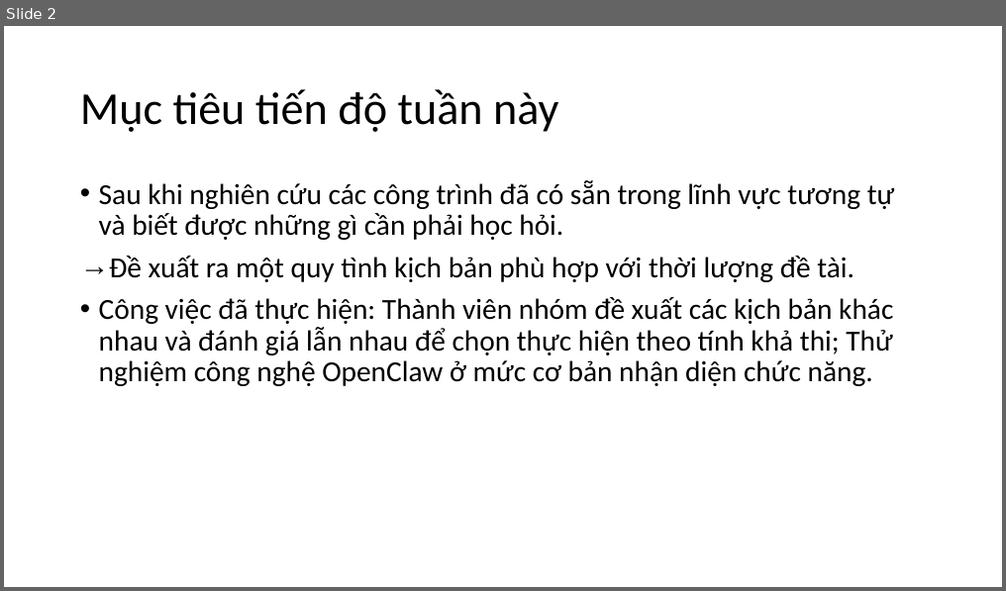
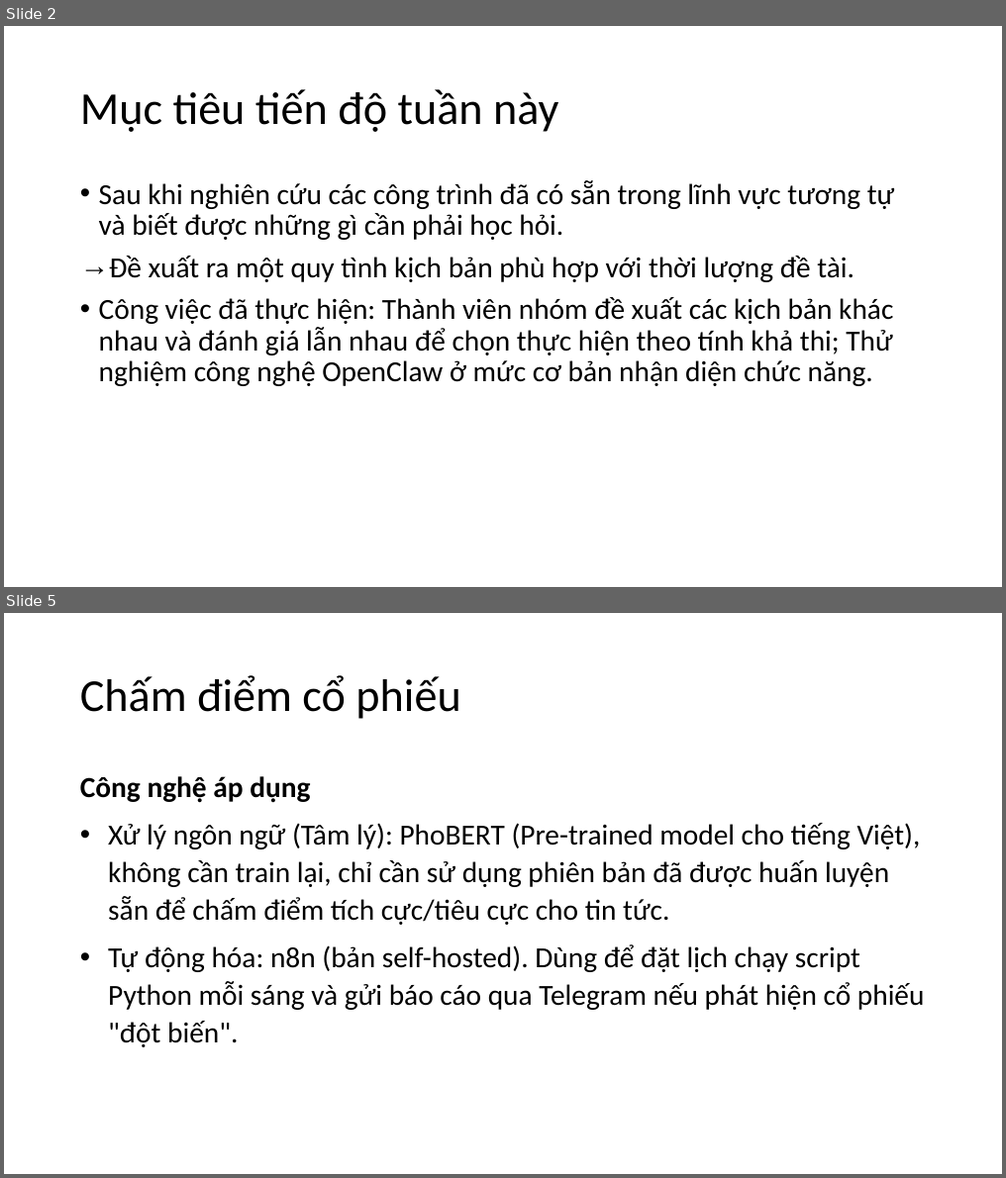
Before and after one commit to CallmeSen/CCNLTHD, a slide deck: Development_Process/Week_10/Report_Progress_Week10.pptx. Shown one above the other, each under a label of ours: slide 2 before the commit, slides 2 and 5 after it; the slides between them are not shown. The pictures are 1006x591 and 1006x1178 pixels, drawn with LibreOffice and Linux fonts; fonts in the diff are those of the drawing. Boxes give left, top, right and bottom in pixels: in the first picture for what was removed or moved away, otherwise in the second. Text is boxed around its words. In the diff, an @@ line names an element or a change of style, - is before the commit and + after.

```diff
--- a/Development_Process/Week_10/Report_Progress_Week10.pptx
+++ b/Development_Process/Week_10/Report_Progress_Week10.pptx
@@ slide 5 added at box(4, 613, 1002, 1174), background #FFFFFF @@
@@ title added at box(80, 675, 460, 719), 44 pt, text #000000 @@
+Chấm điểm cổ phiếu
@@ text added at box(80, 776, 925, 1048), 28 pt, text #000000 @@
+Công nghệ áp dụng
+• Xử lý ngôn ngữ (Tâm lý): PhoBERT (Pre-trained model cho tiếng Việt), không cần train lại, chỉ cần sử dụng phiên bản đã được huấn luyện sẵn để chấm điểm tích cực/tiêu cực cho tin tức.
+• Tự động hóa: n8n (bản self-hosted). Dùng để đặt lịch chạy script Python mỗi sáng và gửi báo cáo qua Telegram nếu phát hiện cổ phiếu "đột biến".
```
Also in this commit, not shown: 2 slides changed, 15 other slides added, 5 other files.
